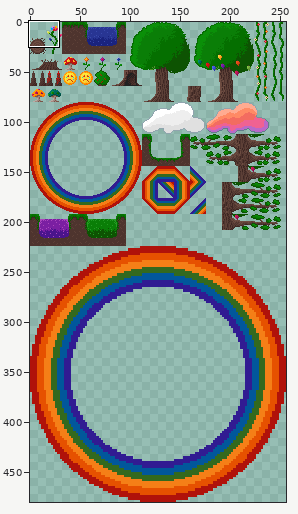
A sprite sheet gets an edit: assets/tiles/forest_tiles.png. The first picture is a wide view before the edit; the outline marks the close-up.
Close-up. The starting point:
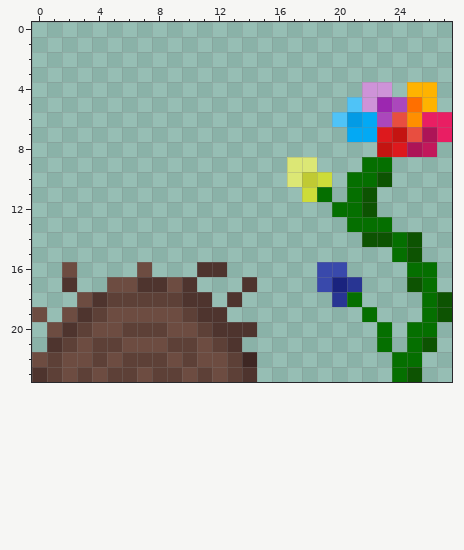
The file is 256x480 pixels. Shown: x 0..27, y 0..23.
After the commit:
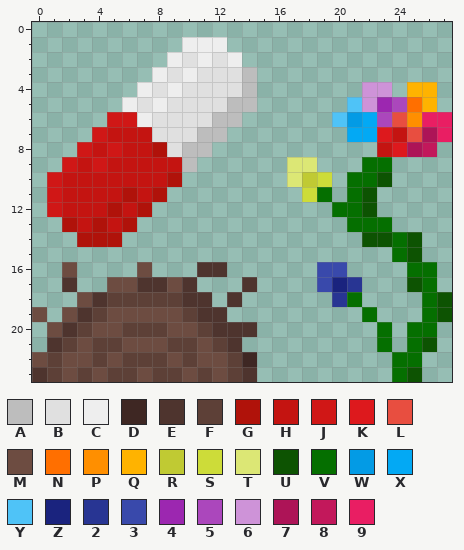
Palette (. is transparent): A #bdbdbd  B #e0e0e0  C #eeeeee  D #3e2723  E #4e342e  F #5d4037  G #b0120a  H #c41411  J #d01716  K #dd191d  L #e84e40  M #6d4c41  N #ff6f00  P #ff8f00  Q #ffb300  R #c0ca33  S #cddc39  T #dce775  U #0d5302  V #056f00  W #039be5  X #03a9f4  Y #4fc3f7  Z #1a237e  2 #283593  3 #3949ab  4 #9c27b0  5 #ab47bc  6 #ce93d8  7 #ad1457  8 #c2185b  9 #e91e63
From old to new:
The author put colour A in rows 3 to 4 at x 14; in row 5 at x 13 to 14; in row 6 at x 12 to 13; in row 7 at x 11 to 12; in row 8 at x 10 to 11; in row 9 at x 10.
The author put colour B in row 2 at x 10 and 12; in row 3 at x 9 and 11 to 13; in row 4 at x 8 and 10 to 13; in row 5 at x 7 and 9 to 12; in row 6 at x 8 to 11; in row 7 at x 8 to 10.
The author put colour B in row 8 at x 9.
The author put colour C in row 1 at x 10 to 12; in row 2 at x 9, 11 and 13; in row 3 at x 8 and 10; in row 4 at x 7 and 9; in row 5 at x 6 and 8; in row 6 at x 7.
The author put colour G in row 8 at x 8; in row 10 at x 9; in row 11 at x 6 and 8; in row 12 at x 5 and 7; in row 13 at x 2, 4 and 6; in row 14 at x 3 to 5.
The author put colour H in row 7 at x 5 to 7; in row 8 at x 4 and 6 to 7; in row 9 at x 3 and 5 to 9; in row 10 at x 2 to 8; in row 11 at x 2 to 5 and 7; in row 12 at x 2 to 4 and 6.
The author put colour H in row 13 at x 3 and 5.
The author put colour J in row 6 at x 5 to 6; in row 7 at x 4; in row 8 at x 3 and 5; in row 9 at x 2 and 4; in rows 10 to 12 at x 1.
Where, in picture pixels (left, top, right, bottom), the same in both close-ups:
added: (47, 37, 257, 247)
